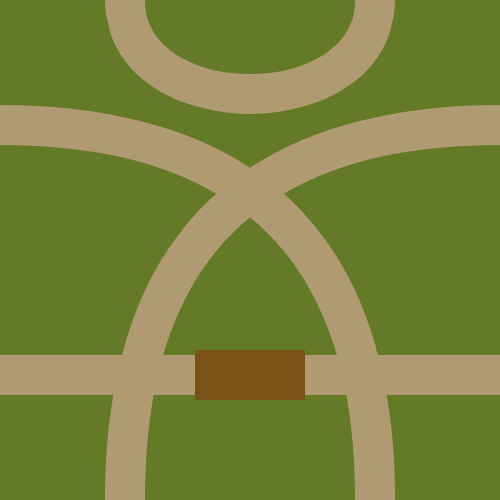
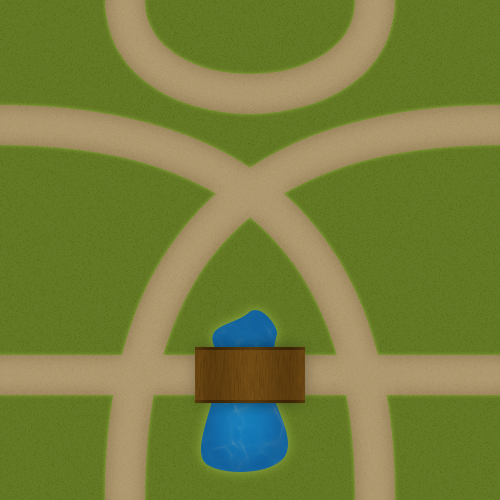
The second 500×500 image is a revision of the first. Changes to its layers:
added group "Pont" with 4 layers above "Texture eau" over [left=195, top=347, right=305, bottom=403]
added layer "Calque 5 copie" (multiply) in group "Pont" over [left=195, top=350, right=305, bottom=400]
renamed "Calque 3" to "Calque 4", moved it into group "Pont" over [left=195, top=350, right=305, bottom=400]
added layer "Calque 3 copie 4" in group "Pont" over [left=195, top=347, right=305, bottom=403]
added layer "Calque 3 copie 3" in group "Pont" over [left=195, top=350, right=305, bottom=400]
added layer "Texture eau" (38%) above "Forme 4" over [left=0, top=120, right=499, bottom=494]
added layer "Forme 4" above "Texture" over [left=201, top=310, right=288, bottom=472]
added layer "Texture" (color burn) above "Routes" over [left=0, top=0, right=500, bottom=500]
added group "Routes" with 4 layers above "Grass" over [left=0, top=0, right=500, bottom=500]
moved "Forme 1" (1st of 2, in "Routes") into group "Routes" over [left=125, top=125, right=500, bottom=500]
moved "Forme 1" (2nd of 2, in "Routes") into group "Routes" over [left=0, top=125, right=375, bottom=500]
moved "Forme 3" into group "Routes" over [left=125, top=0, right=375, bottom=94]
removed layer "Arrière-plan" over [left=0, top=0, right=500, bottom=500]
